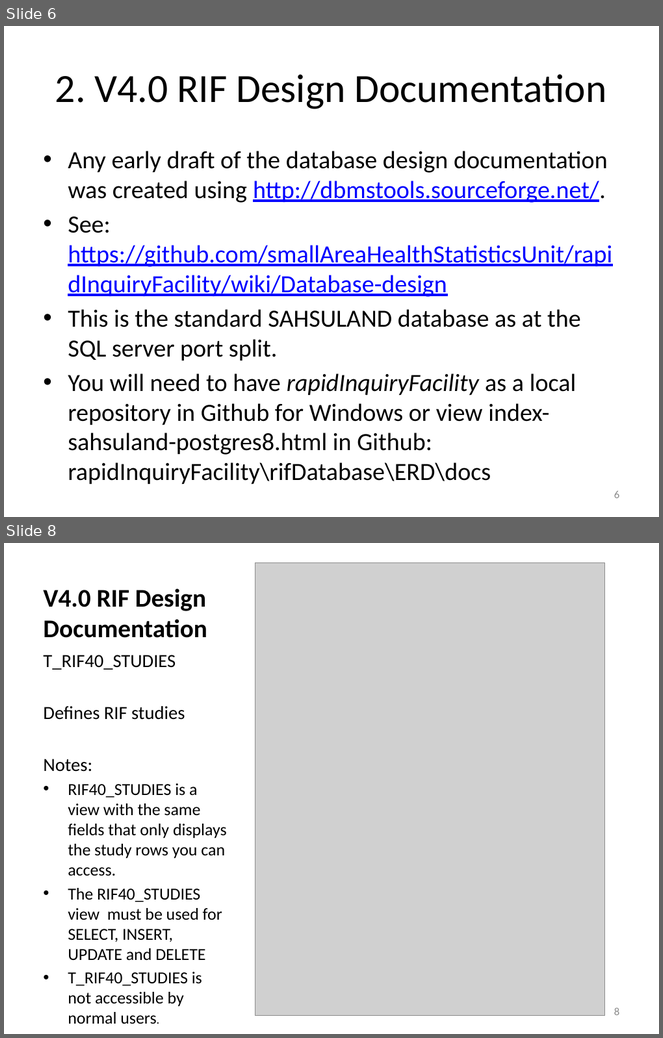
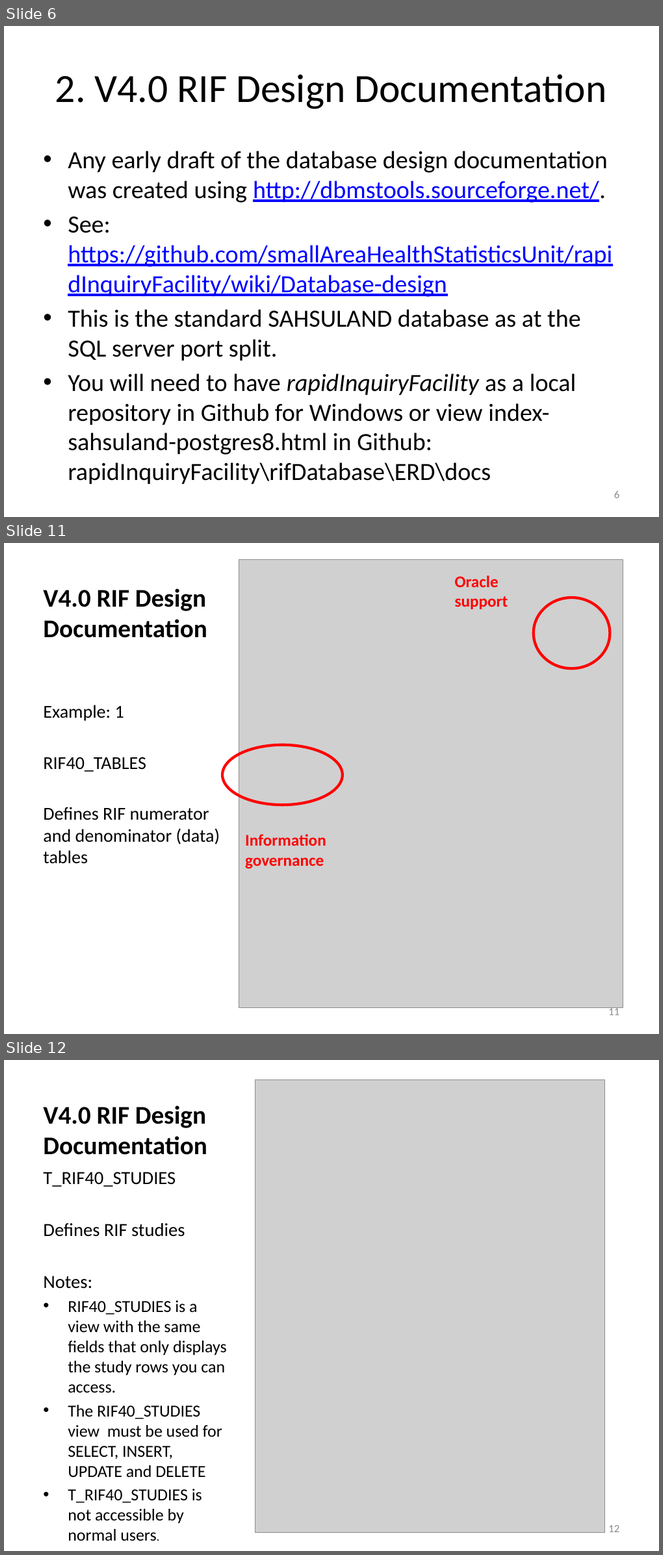
Before and after one commit to smallAreaHealthStatisticsUnit/rapidInquiryFacility, a slide deck: rifDatabase/RIF database.pptx. Shown one above the other, each under a label of ours: slides 6 and 8 before the commit, slides 6, 11 and 12 after it; the slides between them are not shown. The pictures are 663x1038 and 663x1555 pixels, drawn with LibreOffice and Linux fonts; fonts in the diff are those of the drawing; grey boxes stand for pictures. Boxes give left, top, right and bottom in pixels: in the first picture for what was removed or moved away, otherwise in the second. Text is boxed around its words. In the diff, an @@ line names an element or a change of style, - is before the commit and + after.

```diff
--- a/rifDatabase/RIF database.pptx
+++ b/rifDatabase/RIF database.pptx
@@ slide 11 added at (4, 543, 659, 1034), background #FFFFFF @@
@@ picture added at (239, 559, 623, 1008) @@
@@ text added at (455, 575, 508, 609), 18 pt, text #FF0000, bold @@
+Oracle support
@@ title added at (43, 589, 207, 638), 28 pt, text #000000, bold @@
+V4.0 RIF Design Documentation
@@ ellipse added at (533, 598, 610, 668), outline #FF0000 3 pt @@
@@ text added at (43, 705, 220, 864), 20 pt, text #000000 @@
+Example: 1
+RIF40_TABLES
+Defines RIF numerator and denominator (data) tables
@@ ellipse added at (222, 745, 342, 805), outline #FF0000 3 pt @@
@@ text added at (245, 834, 326, 869), 18 pt, text #FF0000, bold @@
+Information governance
@@ page number added at (608, 1007, 620, 1016), 12 pt, text #8C8C8C @@
+11
@@ what was slide 8 is now slide 12 @@
@@ page number at (608, 1525, 620, 1533): text changed @@
-8
+12
```
Also in this commit, not shown: 8 slides changed, 13 other slides added, 1 other file.
